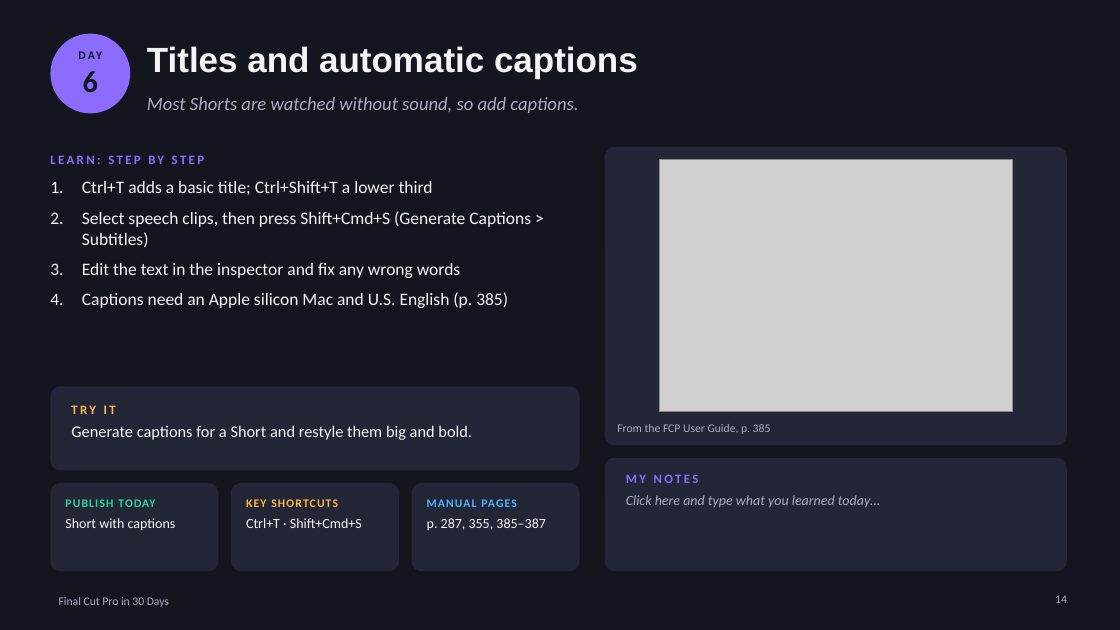
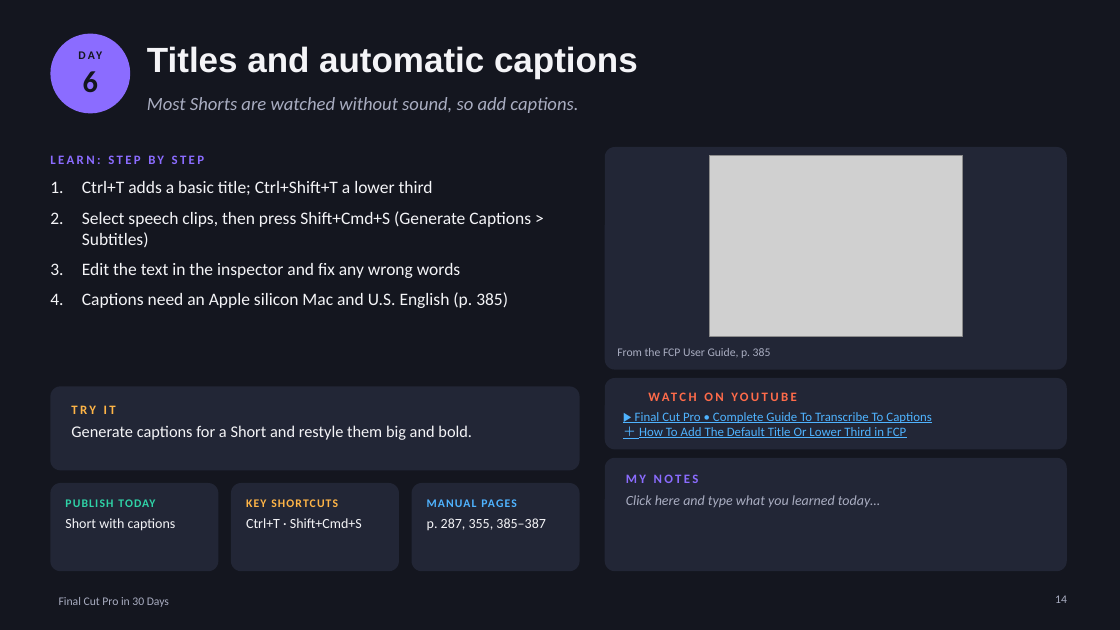
Before and after one commit to p00047575/test5, a slide deck: slide 14 of fcp-book/FCP-30-Day-Book.pptx. Drawn at 1120x630 pixels with LibreOffice and Linux fonts; fonts in the diff are those of the drawing; grey boxes stand for pictures; background and template pictures are left out. Boxes give left, top, right and bottom in pixels: in the first picture for what was removed or moved away, otherwise in the second. Text is boxed around its words. In the diff, an @@ line names an element or a change of style, - is before the commit and + after.

```diff
--- a/fcp-book/FCP-30-Day-Book.pptx
+++ b/fcp-book/FCP-30-Day-Book.pptx
@@ rounded rectangle: place and size @@
-rounded rectangle at box(605, 147, 1067, 445)
+rounded rectangle at box(605, 147, 1067, 370)
@@ rounded rectangle at box(605, 147, 1067, 370): proportions changed @@
@@ picture: place and size @@
-picture at box(660, 160, 1012, 412)
+picture at box(709, 155, 962, 336)
@@ text "From the FCP User Guide, ...": place and size @@
-text "From the FCP User Guide, ..." at box(617, 424, 771, 434)
+text "From the FCP User Guide, ..." at box(617, 348, 771, 358)
@@ rounded rectangle added at box(605, 378, 1067, 450), fill #222636 @@
@@ text added at box(649, 384, 901, 409), 11 pt, text #FF6B4A, bold @@
+WATCH ON YOUTUBE
@@ text added at box(635, 412, 931, 438), 11 pt, text #4FB3FF, underline @@
+▶ Final Cut Pro • Complete Guide To Transcribe To Captions
+＋ How To Add The Default Title Or Lower Third in FCP
```
Also in this commit, not shown: 29 other slides changed, 2 other files.
